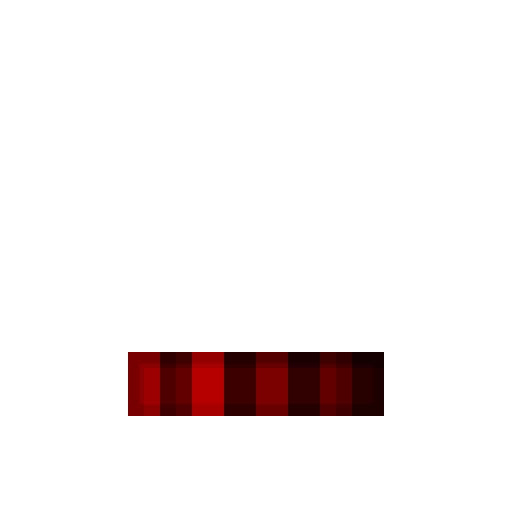
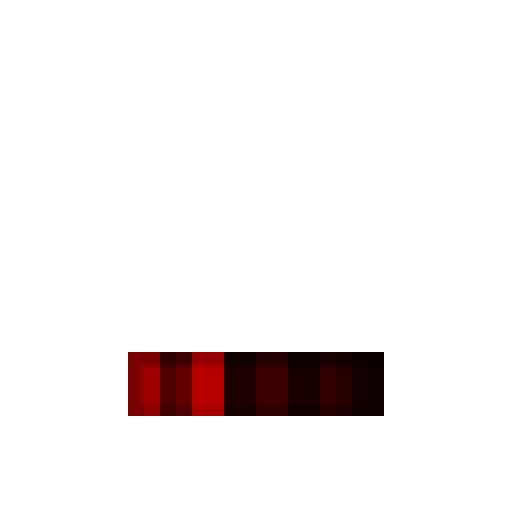
Two versions of the same layered image (512 x 512). Layer-by-layer changes:
unmasked "Rectangle" (1st of 3) over [224, 352, 336, 416]
unmasked "Rectangle" (2nd of 3) over [224, 352, 288, 416]
unmasked "Composite Path" over [224, 352, 384, 416]
"Rectangle 1": opacity 50% → 75%, unmasked it over [224, 352, 384, 416]
unmasked "Rectangle" (3rd of 3) over [224, 352, 384, 416]
